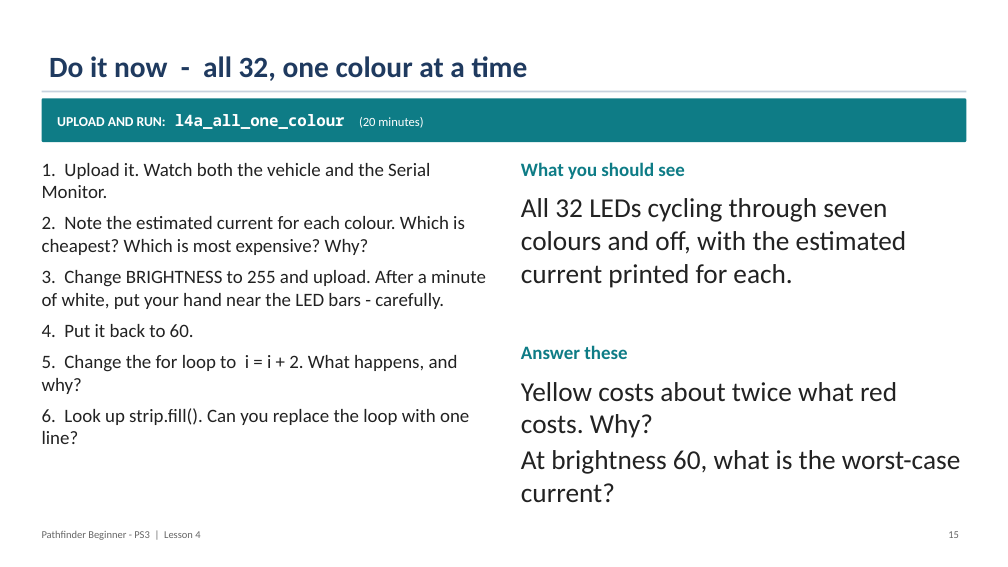
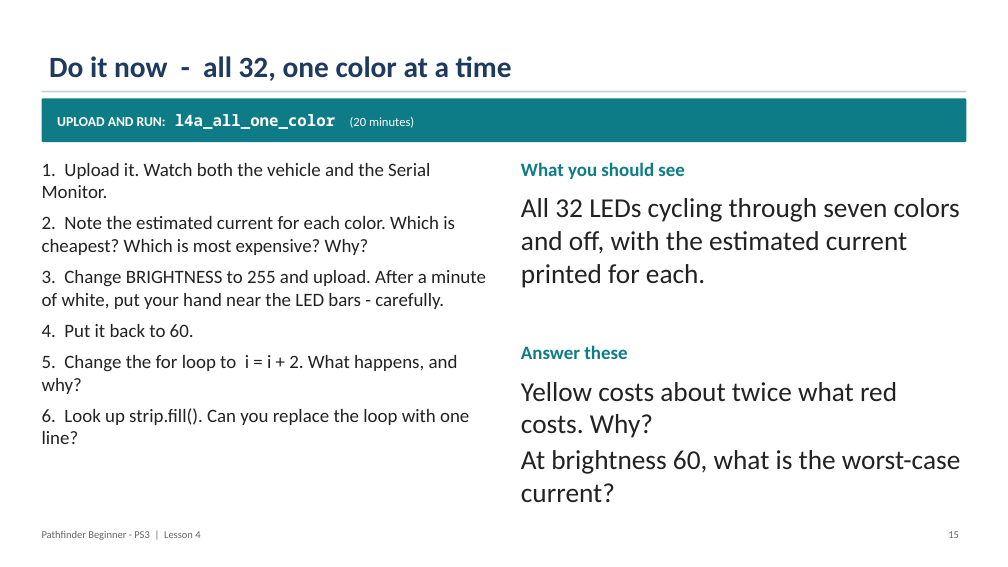
Before and after one commit to PorpoiseRobotics/porpoise-robotics, a slide deck: slide 16 of ground-vehicle/docs/courses/beginner-ps3/l4_neopixel_leds.pptx. Drawn at 1008x567 pixels with LibreOffice and Linux fonts; fonts in the diff are those of the drawing. Boxes give left, top, right and bottom in pixels: in the first picture for what was removed or moved away, otherwise in the second. Text is boxed around its words. In the diff, an @@ line names an element or a change of style, - is before the commit and + after.

```diff
--- a/ground-vehicle/docs/courses/beginner-ps3/l4_neopixel_leds.pptx
+++ b/ground-vehicle/docs/courses/beginner-ps3/l4_neopixel_leds.pptx
@@ title at (49,56,512,81): text changed @@
-Do it now - all 32, one colour at a time
+Do it now - all 32, one color at a time
@@ text in rounded rectangle at (57,114,414,129): text changed @@
-UPLOAD AND RUN: l4a_all_one_colour (20 minutes)
+UPLOAD AND RUN: l4a_all_one_color (20 minutes)
@@ text at (521,198,960,288): text changed @@
-All 32 LEDs cycling through seven colours and off, with the estimated current printed for each.
+All 32 LEDs cycling through seven colors and off, with the estimated current printed for each.
@@ text at (42,216,455,255): text changed @@
-2. Note the estimated current for each colour. Which is cheapest? Which is most expensive? Why?
+2. Note the estimated current for each color. Which is cheapest? Which is most expensive? Why?
```
Also in this commit, not shown: 14 other slides changed, 58 other files.
